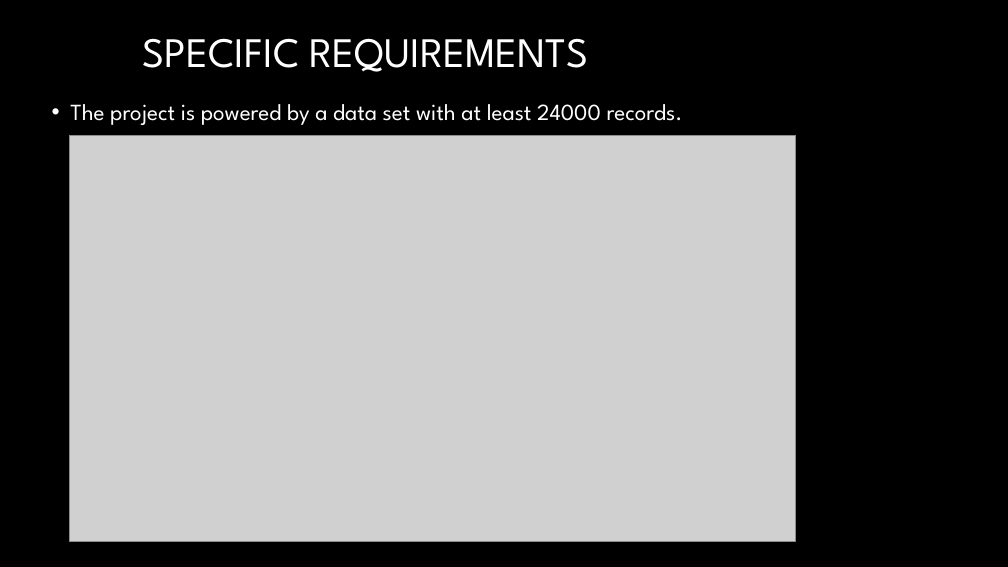
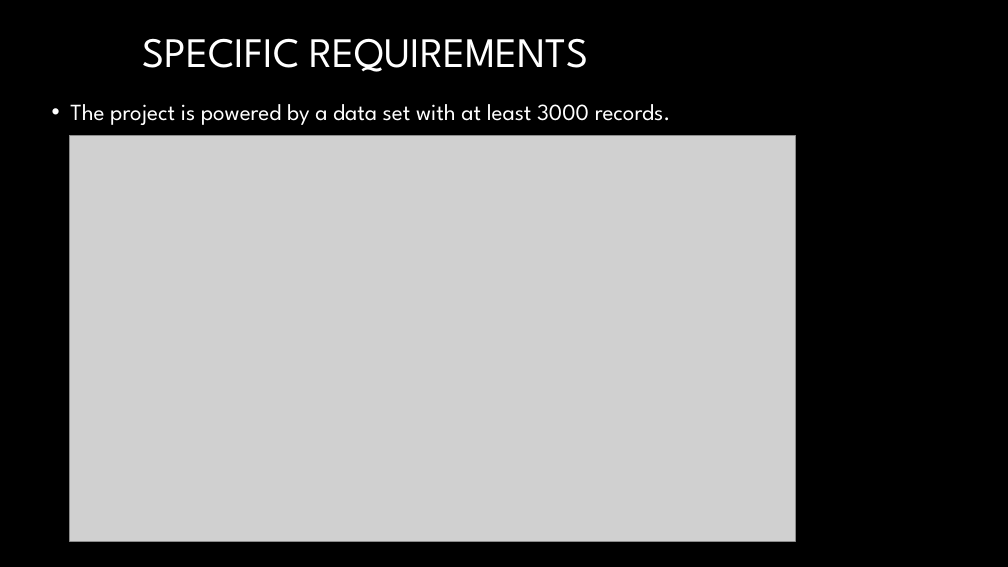
Before and after one commit to ahmadfarouk/Project3, a slide deck: slide 5 of project 3 presentation.pptx. Drawn at 1008x567 pixels with LibreOffice and Linux fonts; fonts in the diff are those of the drawing; grey boxes stand for pictures; background and template pictures are left out. Boxes give left, top, right and bottom in pixels: in the first picture for what was removed or moved away, otherwise in the second. Text is boxed around its words. In the diff, an @@ line names an element or a change of style, - is before the commit and + after.

```diff
--- a/project 3 presentation.pptx
+++ b/project 3 presentation.pptx
@@ text at (70, 104, 671, 125): text changed @@
-• The project is powered by a data set with at least 24000 records.
+• The project is powered by a data set with at least 3000 records.
```
Also in this commit, not shown: 2 other slides changed, 1 slide added.
